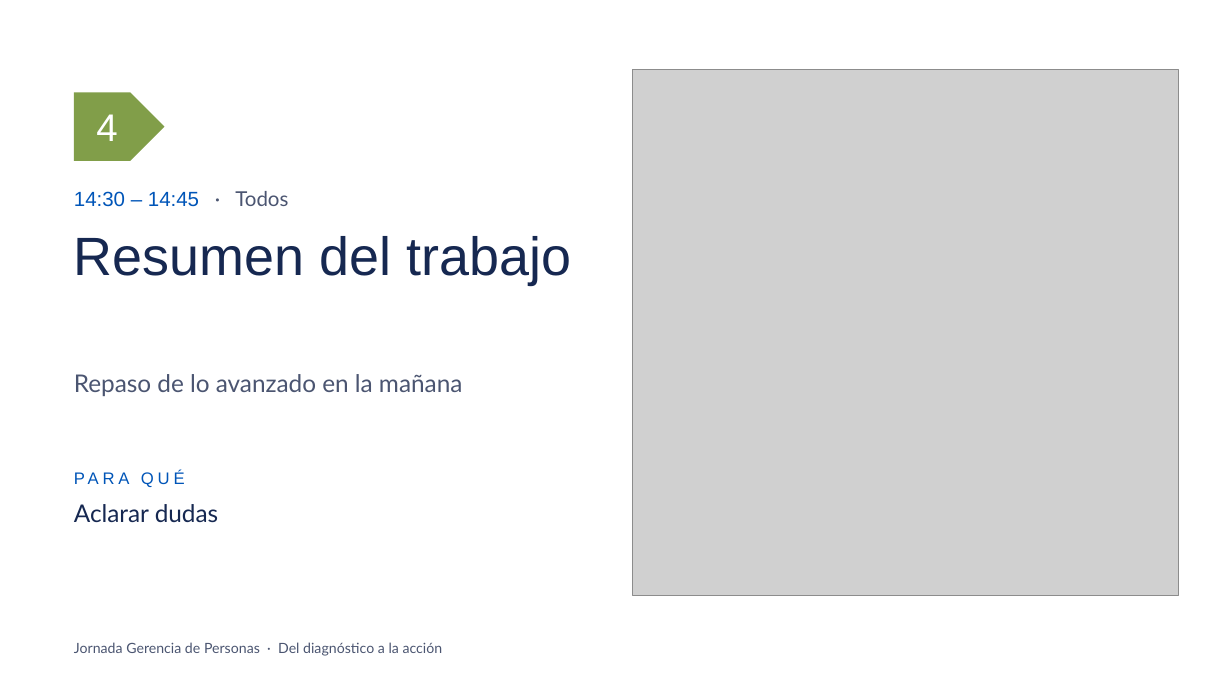
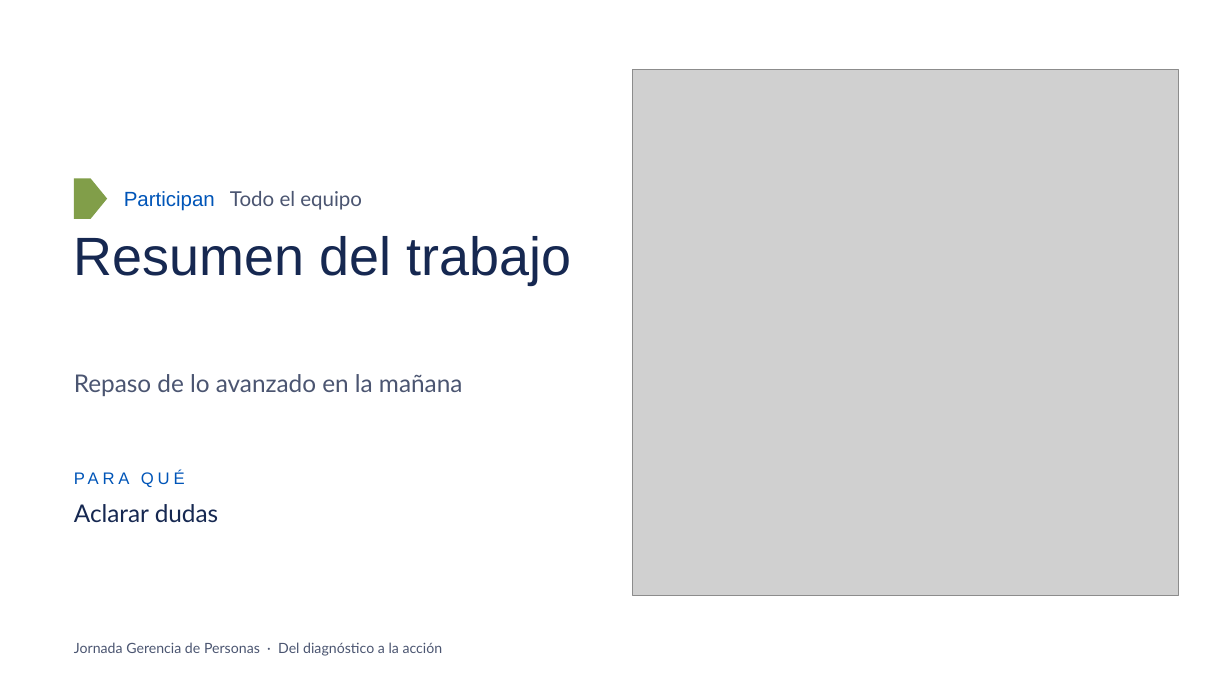
Before and after one commit to b8a4b6i1/claude, a slide deck: slide 5 of oxiquim-laminas/Laminas_Jornada_GPER.pptx. Drawn at 1232x693 pixels with LibreOffice and Linux fonts; fonts in the diff are those of the drawing; grey boxes stand for pictures; background and template pictures are left out. Boxes give left, top, right and bottom in pixels: in the first picture for what was removed or moved away, otherwise in the second. Text is boxed around its words. In the diff, an @@ line names an element or a change of style, - is before the commit and + after.

```diff
--- a/oxiquim-laminas/Laminas_Jornada_GPER.pptx
+++ b/oxiquim-laminas/Laminas_Jornada_GPER.pptx
@@ text removed at [96, 114, 117, 141] @@
-4
@@ pentagon arrow: place and size @@
-pentagon arrow at [74, 92, 165, 161]
+pentagon arrow at [74, 178, 107, 219]
@@ text at [124, 191, 362, 211]: text changed; font Arial to Lato; text colour #0055B8 to #4B5571 @@
-14:30 – 14:45 · Todos
+Participan Todo el equipo
```
Also in this commit, not shown: 6 other slides changed, 1 other file.
